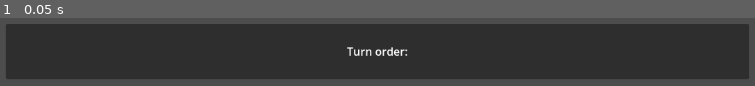
Above: before the commit, frame 1.
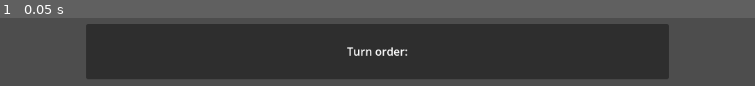
Above: after the commit, the same moment.

Repository: Simokod/TowerDefense-WIP
Game: Godot game, scene res://Scenes/UI/gameplay_ui.tscn
Same seed, same stepped clock (60 frames per second), same inputs: the game is played once before the commit and once after it. This scene is started directly instead of the project's main scene.
Inputs:
- Up to frame 1 (0.05 s): no input

The runs differ from the first frame. In frame 1, 17% of the frame differs, in the area x 0-100%, y 8-90%.

Commit message:
Added future turns up to 10 turns. small fixes

Diff:
--- a/Scenes/UI/gameplay_ui.tscn
+++ b/Scenes/UI/gameplay_ui.tscn
@@ -18,9 +18,9 @@
 layout_mode = 1
 anchors_preset = -1
 anchor_right = 1.0
-offset_left = 40.0
+offset_left = 156.0
 offset_top = 20.0
-offset_right = -40.0
+offset_right = -156.0
 offset_bottom = 100.0
 script = ExtResource("2_auj6h")
 
@@ -31,7 +31,6 @@
 layout_mode = 2
 text = "Turn order:"
 horizontal_alignment = 1
-vertical_alignment = 1
 
 [node name="AbilitiesContainer" type="HBoxContainer" parent="."]
 layout_mode = 1
--- a/src/Managers/enemy_manager.gd
+++ b/src/Managers/enemy_manager.gd
@@ -11,7 +11,7 @@
 	# Enable Y-sort on the root node
 	y_sort_enabled = true
 
-func start_wave(wave_config: WaveConfig):
+func spawn_wave(wave_config: WaveConfig):
 	for group in wave_config.enemy_groups:
 		print("Spawning group ", group, " of ", wave_config.enemy_groups.size())
 		for i in range(group.count):
--- a/src/Managers/game_manager.gd
+++ b/src/Managers/game_manager.gd
@@ -55,8 +55,8 @@
 	placed_heroes.append(hero_instance)
 
 
-func start_gameplay():
-	print("GameManager: Starting gameplay")
+func setup_gameplay():
+	print("GameManager: Setup gameplay")
 	var enemy_manager: EnemyManager = EnemyManager.new()
 	add_child(enemy_manager)
 
@@ -71,7 +71,6 @@
 	Ability.targeting_system = targeting_system
 
 	config_manager = ConfigManager.new()
-	var current_level = config_manager.load_level("demo")
 
 	# SETUPS
 	turn_manager.setup()
@@ -79,6 +78,8 @@
 	for hero in placed_heroes:
 		turn_manager.register_unit(hero, TurnManager.INITIATIVE_BASE)
 
+func start_gameplay():
+	var current_level = config_manager.load_level("demo")
 	await wave_manager.initialize_waves(current_level.waves)
 
 
--- a/src/Managers/turn_manager.gd
+++ b/src/Managers/turn_manager.gd
@@ -50,6 +50,7 @@
 
 func _on_wave_started():
 	wave_started = true
+	_update_turn_order()
 
 func _process(delta: float):
 	if !wave_started or is_paused or current_unit != null:
@@ -87,18 +88,36 @@
 	current_unit = null
 	_update_turn_order()
 
-# TODO: Currently this shows only the first next turn of each unit. Should also show future turn order.
 func _update_turn_order():
+	print("Updating turn order: ", turn_units)
 	var preview_order: Array[TurnOrderDisplayUnit] = []
+	const TURNS_TO_SHOW = 10
+
 	for turn_unit in turn_units:
-		var time_to_turn = (INITIATIVE_MAX - turn_unit.initiative) / turn_unit.unit.initiative
+		var current_initiative = turn_unit.initiative
+		var initiative_rate = turn_unit.unit.initiative
+
+		var time_to_first_turn = (INITIATIVE_MAX - current_initiative) / initiative_rate
 		preview_order.append(TurnOrderDisplayUnit.new(
 			turn_unit.unit,
-			time_to_turn,
+			time_to_first_turn,
 			turn_unit.unit.unit_sprite
+		))
+
+		for i in range(1, TURNS_TO_SHOW):
+			var time_to_turn = time_to_first_turn + (INITIATIVE_MAX * i) / initiative_rate
+			preview_order.append(TurnOrderDisplayUnit.new(
+				turn_unit.unit,
+				time_to_turn,
+				turn_unit.unit.unit_sprite
 			))
 
 	preview_order.sort_custom(func(a, b): return a.time_to_turn < b.time_to_turn)
+
+	if preview_order.size() > TURNS_TO_SHOW:
+		preview_order.resize(TURNS_TO_SHOW)
+
+	print("Updated turn order YYY")
 	turn_order_changed.emit(preview_order)
 
 func pause():
--- a/src/Managers/wave_manager.gd
+++ b/src/Managers/wave_manager.gd
@@ -27,8 +27,7 @@
 	var wave: WaveConfig = waves[current_wave_number - 1]
 
 	await AnnouncementSystem.announce_wave_start(current_wave_number)
-	enemy_manager.start_wave(wave)
-	print("Emitting wave started")
+	enemy_manager.spawn_wave(wave)
 	wave_started.emit()
 
 
--- a/src/UI/TurnOrderDisplay/turn_order_display.gd
+++ b/src/UI/TurnOrderDisplay/turn_order_display.gd
@@ -8,12 +8,14 @@
 	turn_manager.turn_order_changed.connect(_on_turn_order_changed)
 
 func _on_turn_order_changed(new_order: Array[TurnOrderDisplayUnit]):
+	print("on_turn_order_changed")
 	if not portrait_container:
 		return
 
 	for child in portrait_container.get_children():
 		child.queue_free()
 
+	print("XXX: ", new_order)
 	for unit_data in new_order:
 		var portrait = TextureRect.new()
 		portrait.texture = unit_data.portrait
--- a/src/main.gd
+++ b/src/main.gd
@@ -36,11 +36,13 @@
 	start_gameplay()
 
 func start_gameplay():
-	await GameManager.start_gameplay()
+	await GameManager.setup_gameplay()
 
 	var ui = GameplayUIScene.instantiate()
 	$CanvasLayer.add_child(ui)
 	ui.set_turn_manager(GameManager.turn_manager)
 
+	await GameManager.start_gameplay()
+
 func get_tilemap() -> TileMap:
 	return current_level.get_node("LevelTileMap")
